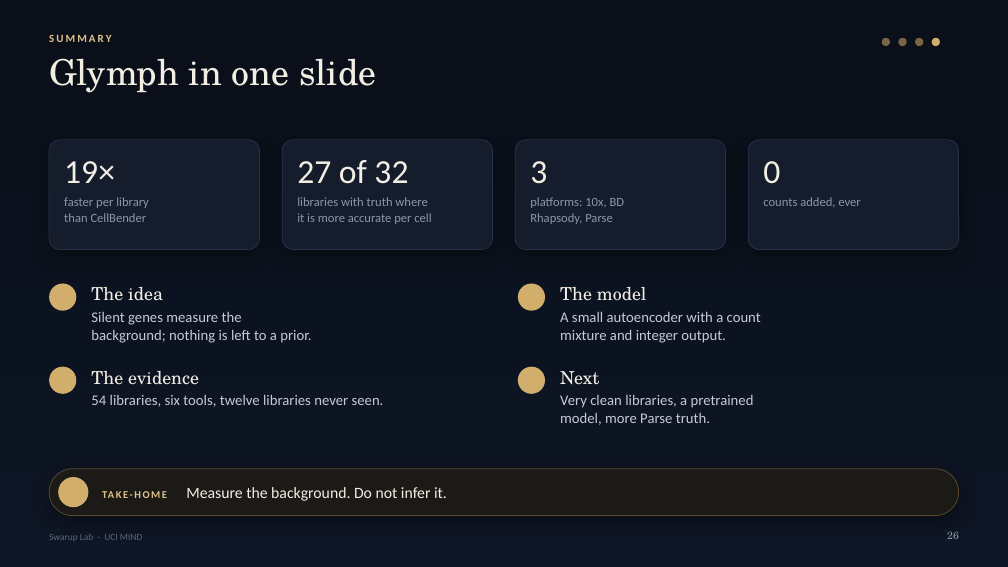
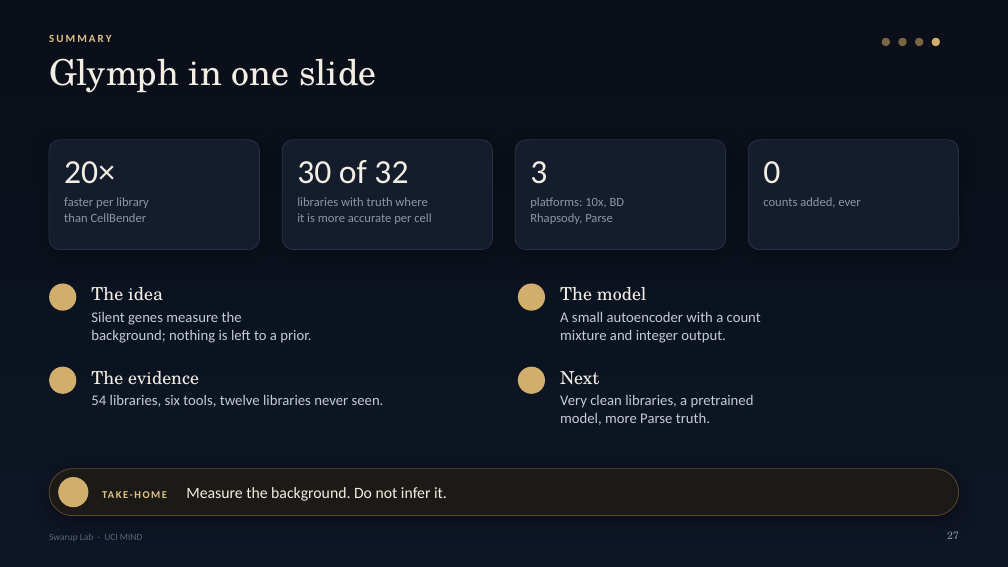
Before and after one commit to swaruplab/glymph, a slide deck: slide 27 of reports/Glymph_overview_dark.pptx (slide 26 before the commit). Drawn at 1008x567 pixels with LibreOffice and Linux fonts; fonts in the diff are those of the drawing; background and template pictures are left out. Boxes give left, top, right and bottom in pixels: in the first picture for what was removed or moved away, otherwise in the second. Text is boxed around its words. In the diff, an @@ line names an element or a change of style, - is before the commit and + after.

```diff
--- a/reports/Glymph_overview_dark.pptx
+++ b/reports/Glymph_overview_dark.pptx
@@ text at [64,161,115,184]: text changed @@
-19×
+20×
@@ text at [297,160,408,184]: text changed @@
-27 of 32
+30 of 32
@@ text at [947,531,959,539]: text changed @@
-26
+27
```
Also in this commit, not shown: 8 other slides changed, 1 slide added, 27 other files.
